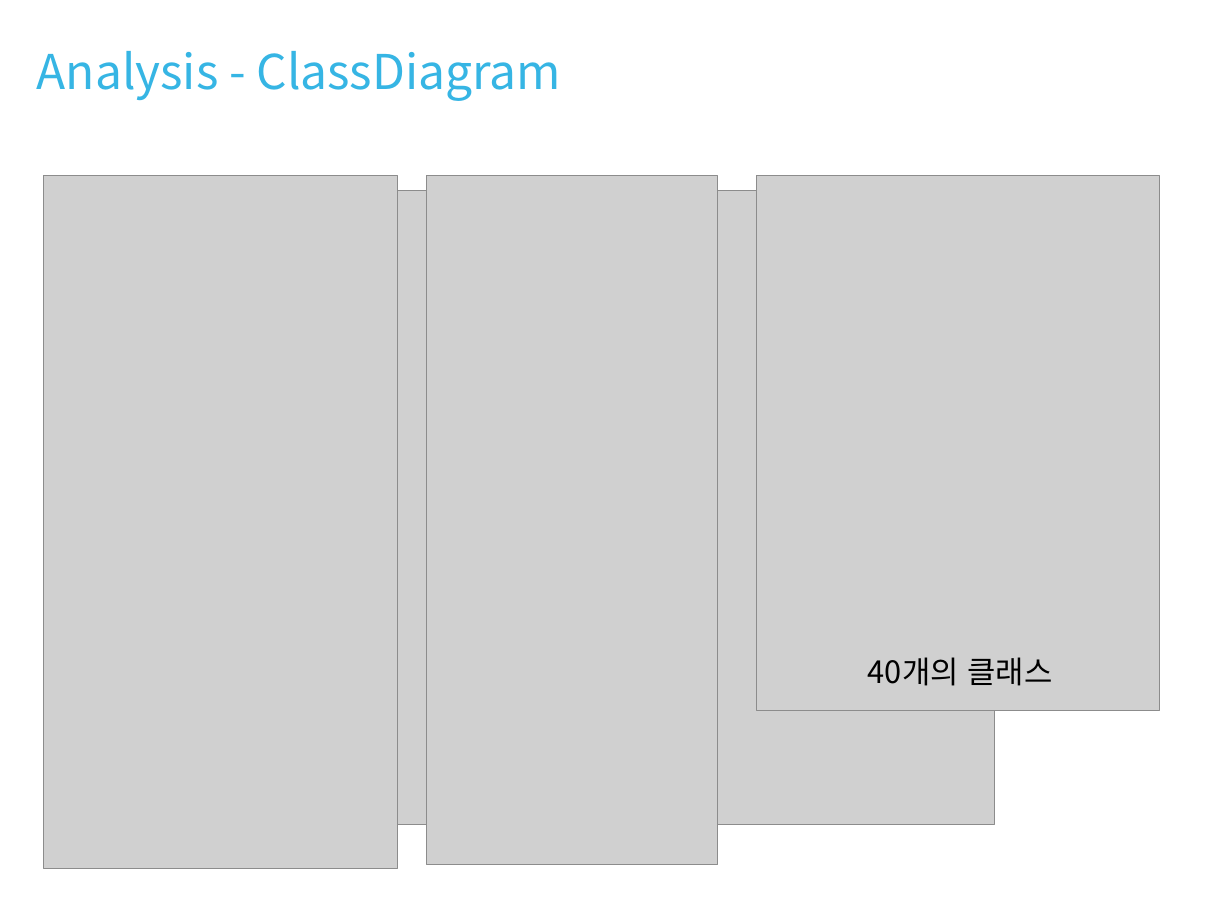
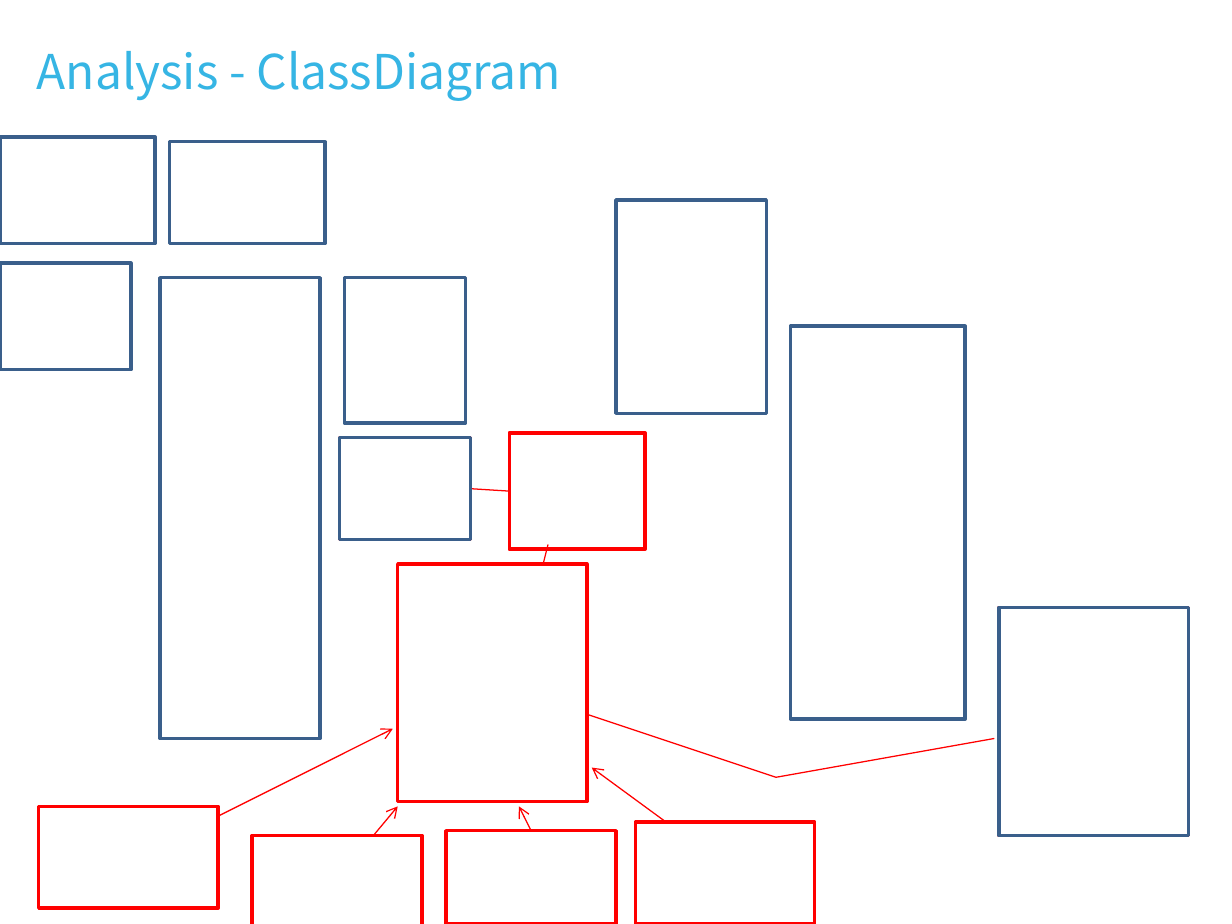
Before and after one commit to DavidKwon/ATMWith3tierArchitecture, a slide deck: slide 6 of ATM.pptx. Drawn at 1232x924 pixels with LibreOffice and Linux fonts; fonts in the diff are those of the drawing; grey boxes stand for pictures; background and template pictures are left out. Boxes give left, top, right and bottom in pixels: in the first picture for what was removed or moved away, otherwise in the second. Text is boxed around its words. In the diff, an @@ line names an element or a change of style, - is before the commit and + after.

```diff
--- a/ATM.pptx
+++ b/ATM.pptx
@@ rectangle added at <box>0,137,155,244</box>, outline #3A5F8C 2 pt @@
@@ rectangle added at <box>170,142,325,244</box>, outline #3A5F8C 2 pt @@
@@ picture removed at <box>43,176,397,869</box> @@
@@ picture removed at <box>426,176,717,865</box> @@
@@ picture removed at <box>756,176,1159,711</box> @@
@@ picture removed at <box>218,191,994,825</box> @@
@@ rectangle added at <box>616,200,766,413</box>, outline #3A5F8C 2 pt @@
@@ rectangle added at <box>0,264,131,371</box>, outline #3A5F8C 2 pt @@
@@ rectangle added at <box>160,277,320,738</box>, outline #3A5F8C 2 pt @@
@@ rectangle added at <box>345,277,466,423</box>, outline #3A5F8C 2 pt @@
@@ rectangle added at <box>791,326,966,719</box>, outline #3A5F8C 2 pt @@
@@ rectangle added at <box>340,437,471,540</box>, outline #FF0000 2 pt @@
@@ rectangle added at <box>340,437,471,540</box>, outline #3A5F8C 2 pt @@
@@ rectangle added at <box>509,432,644,548</box>, outline #FF0000 2 pt @@
@@ line added from (471, 489) to (509, 492), #FF0000 0.75 pt @@
@@ rectangle added at <box>398,564,588,802</box>, outline #FF0000 2 pt @@
@@ line added from (548, 545) to (543, 564), #FF0000 0.75 pt @@
@@ rectangle added at <box>999,607,1189,835</box>, outline #FF0000 2 pt @@
@@ rectangle added at <box>999,607,1189,835</box>, outline #3A5F8C 2 pt @@
@@ text removed at <box>868,657,1052,686</box> @@
-40개의 클래스
@@ line added from (586, 715) to (776, 777), #FF0000 0.75 pt @@
@@ arrow added from (218, 816) to (393, 729), #FF0000 0.75 pt @@
@@ line added from (776, 777) to (994, 738), #FF0000 0.75 pt @@
@@ arrow added from (664, 821) to (591, 768), #FF0000 0.75 pt @@
@@ rectangle added at <box>38,807,218,909</box>, outline #FF0000 2 pt @@
@@ arrow added from (373, 835) to (398, 807), #FF0000 0.75 pt @@
@@ arrow added from (531, 830) to (519, 807), #FF0000 0.75 pt @@
@@ rectangle added at <box>253,835,423,924</box>, outline #FF0000 2 pt @@
@@ rectangle added at <box>446,830,616,924</box>, outline #FF0000 2 pt @@
@@ rectangle added at <box>636,822,816,924</box>, outline #FF0000 2 pt @@
```
Also in this commit, not shown: 12 other slides changed, 1 slide added, 2 slides removed.
